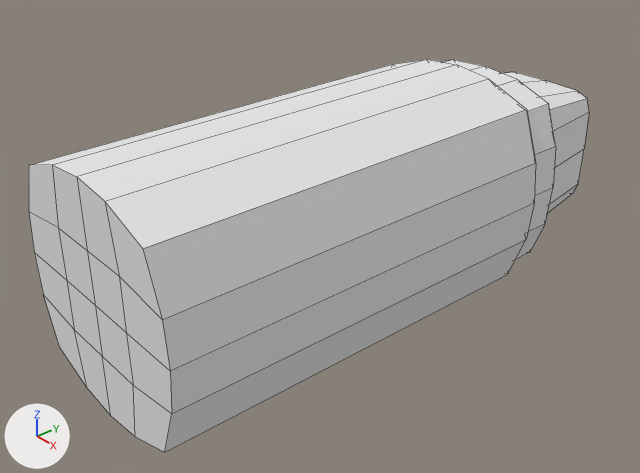
Two versions of the Blender file Assets/Items/Meshes/Bullet.blend, one commit apart.
Before and after are seen from a 50 mm camera at (1.259, -1.383, 0.854) aimed at (-0.043, -0.278, -0.076). Lighting does not change. The marker at lower left points along +X, +Y and +Z. Mesh edges are drawn as thin lines.
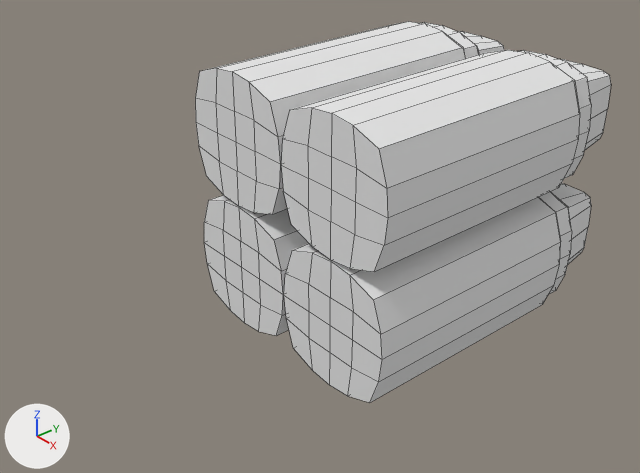
The change in detail:
me_cube has 114 vertices, 112 faces and spans x -0.248..0.248, y -0.834..0.507, z -0.248..0.248.
me_cube is used by ob_cube; location (0.0, 0.0, 0.0).
me_cube part 1: the whole mesh is scaled about its middle by 0.6, then moved by (0.15, 0.15, 0.15).
Object 'Cube' (ob_cube) gains a MIRROR modifier named 'Mirror'.
Modifier setting: use_axis = (True, False, True).

Pixel boxes [x1, y1, x2, y2] of what changed, in the pictures (640 x 473 px):
'Cube', mesh rescaled, modifiers changed (26% narrower): before [29, 59, 589, 452]; after [195, 22, 611, 403]
